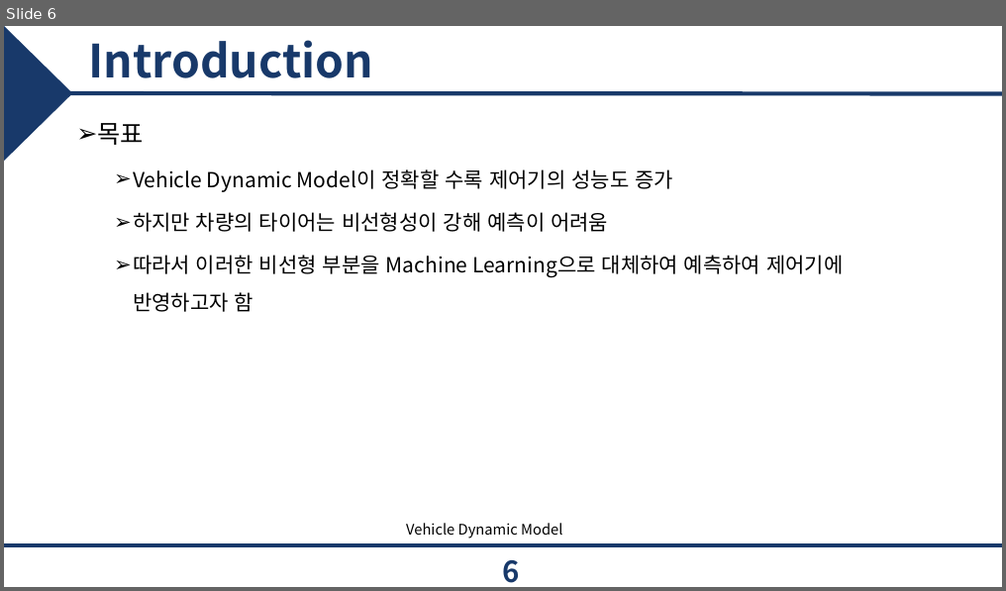
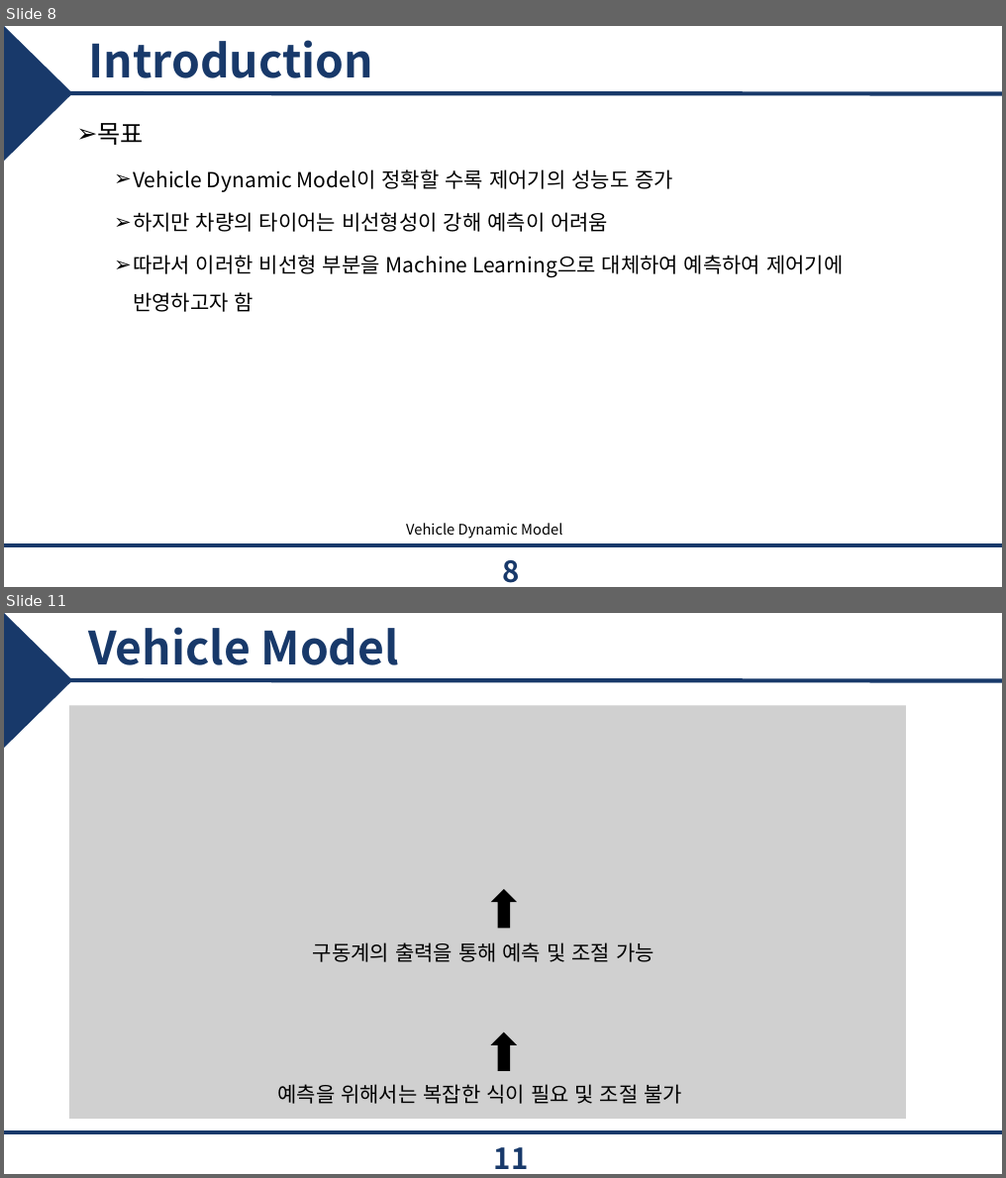
Before and after one commit to epoxx-arch/Torque_vectoringthesis, a slide deck: 졸업 논문/JCCI 발표.pptx. Shown one above the other, each under a label of ours: slide 6 before the commit, slides 8 and 11 after it; the slides between them are not shown. The pictures are 1006x591 and 1006x1178 pixels, drawn with LibreOffice and Linux fonts; fonts in the diff are those of the drawing; grey boxes stand for pictures; background and template pictures are left out. Boxes give left, top, right and bottom in pixels: in the first picture for what was removed or moved away, otherwise in the second. Text is boxed around its words. In the diff, an @@ line names an element or a change of style, - is before the commit and + after.

```diff
--- a/졸업 논문/JCCI 발표.pptx
+++ b/졸업 논문/JCCI 발표.pptx
@@ slide 11 added at [4,613,1002,1174], background #FFFFFF; not listed: 3 template elements that a slide beside it also shows @@
@@ title added at [88,627,399,665], 44 pt, text #18396A, bold @@
+Vehicle Model
@@ picture added at [69,706,906,1120] @@
@@ picture added at [116,831,898,903] @@
@@ right arrow added at [494,891,513,927], fill #000000, outline #000000 3 pt @@
@@ text added at [313,943,654,962], 20 pt, text #000000 @@
+구동계의 출력을 통해 예측 및 조절 가능
@@ picture added at [116,976,837,1026] @@
@@ right arrow added at [494,1035,513,1069], fill #000000, outline #000000 3 pt @@
@@ text added at [277,1084,682,1104], 20 pt, text #000000 @@
+예측을 위해서는 복잡한 식이 필요 및 조절 불가
@@ page number added at [494,1148,529,1169], 28 pt, text #18396A, bold @@
+11
@@ what was slide 6 is now slide 8 @@
@@ page number at [502,561,519,583]: text changed @@
-6
+8
```
Also in this commit, not shown: 4 slides changed, 12 other slides added, 1 slide removed, 8 other files.
